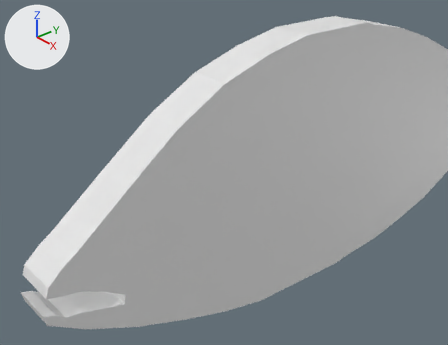
What one commit did to the Blender file project_01/snapper.blend.
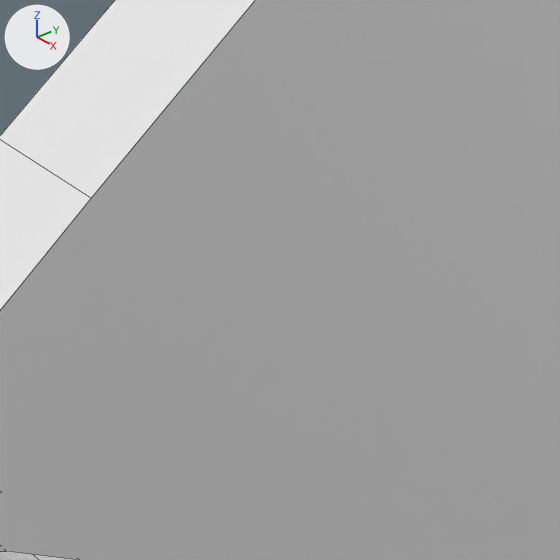
Old and new are each drawn from a camera (50 mm lens) standing at (0.566, -0.916, 0.466) and looking at (0.004, -0.425, 0.095) and again close up on the part from 23% to 59% of the width and 38% to 85% of the height. Every picture has the same lights, and +X, +Y and +Z are marked at upper left. The close-ups show mesh edges as thin lines.

Before the edit, the objects in view are built like this:
```python
me_plane_001 = bpy.data.meshes.new('Plane.001')
me_plane_001.from_pydata(...)  # 166 vertices, 85 faces; spans x -0.52..0.54, y -0.87..0.87, z -0.06..0.03
ob_snapperbody = bpy.data.objects.new('snapperbody', me_plane_001)
ob_snapperbody.location = (0.0, 0.0, 0.0)
ob_snapperbody.rotation_euler = (0.0, 1.571, 0.0)  # degrees (0, 90, 0)
ob_snapperbody.scale = (0.5, 0.8, 1.0)
```
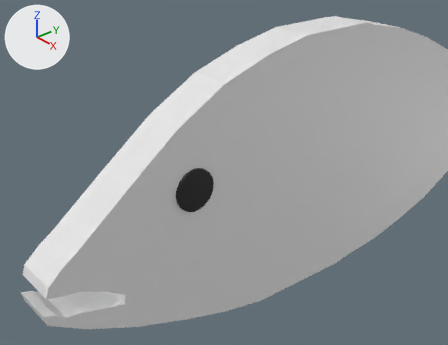
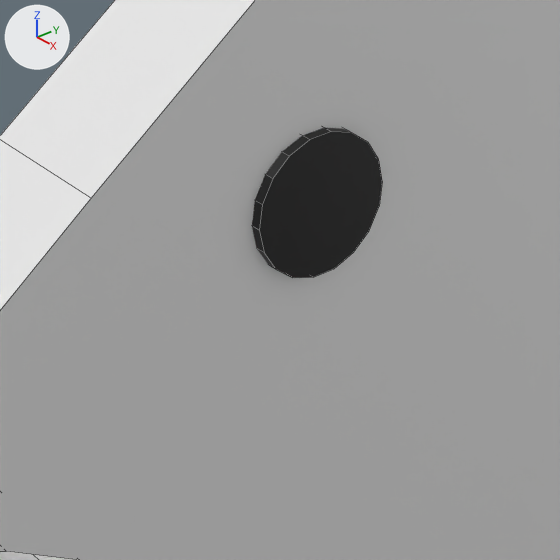
What the commit changed:
Material 'eyetexture' (mat_eyetexture) is new.
Its base color is (0.0, 0.0, 0.0) (black #000000).
Mesh me_circle is new.
It is an 18-sided cylinder along z spanning x -0.0295..0.0295, y -0.03..0.03, z -0.004..0.004; an 18-sided cylinder along z spanning x -0.0295..0.0295, y -0.03..0.03, z -0.0672..-0.0592.
It uses material mat_eyetexture (black #000000).
Object 'Eyex' (ob_eyex) is new; it shows me_circle.
Its location is (0.0006, -0.4732, 0.0844).
Its rotation in degrees is (0, 90, 0).

Boxes [x1, y1, x2, y2] around the edits, measured in the close-ups (560 x 560 px):
'Eyex', added (black): after [252, 128, 382, 278]
